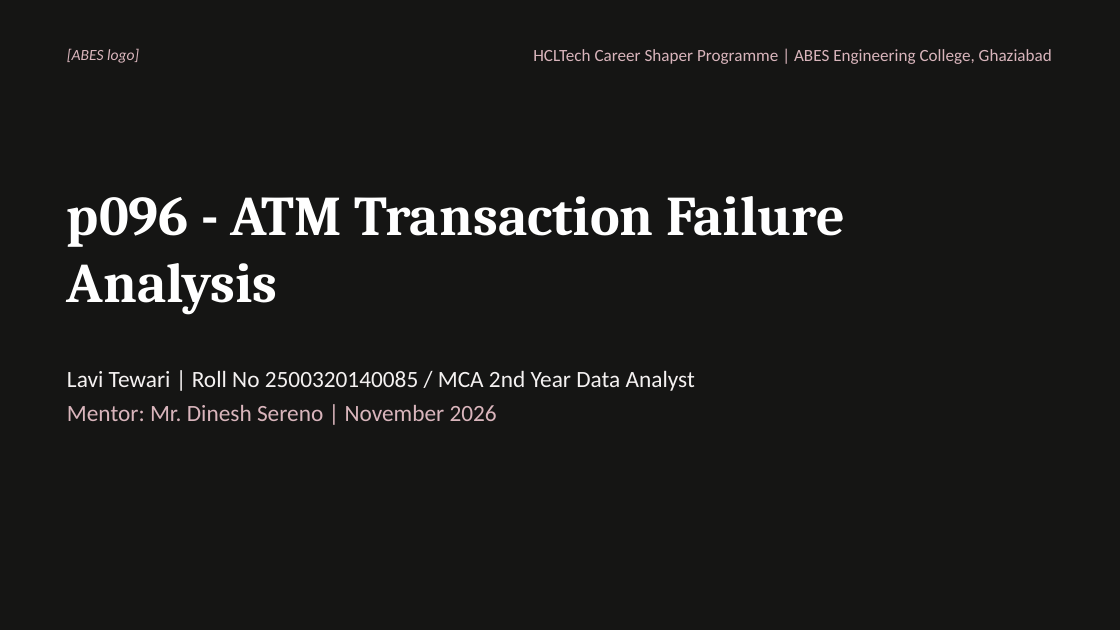
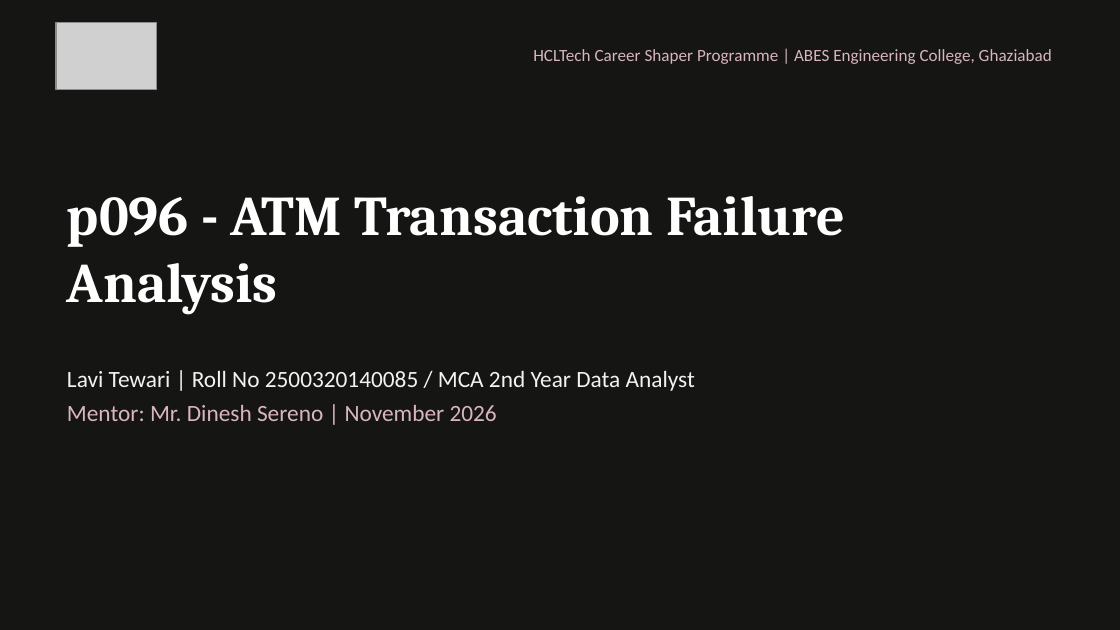
Before and after one commit to Lavitewari11/atmTransaction, a slide deck: slide 1 of docs/p096_Presentation.pptx. Drawn at 1120x630 pixels with LibreOffice and Linux fonts; fonts in the diff are those of the drawing; grey boxes stand for pictures. Boxes give left, top, right and bottom in pixels: in the first picture for what was removed or moved away, otherwise in the second. Text is boxed around its words. In the diff, an @@ line names an element or a change of style, - is before the commit and + after.

Commit message:
Embed official ABES logo and live Streamlit screenshots across docs, presentation, report, and README

```diff
--- a/docs/p096_Presentation.pptx
+++ b/docs/p096_Presentation.pptx
@@ picture added at [56,22,157,90] @@
@@ text removed at [67,48,139,63] @@
-[ABES logo]
```
Also in this commit, not shown: 2 other slides changed, 15 other files.
